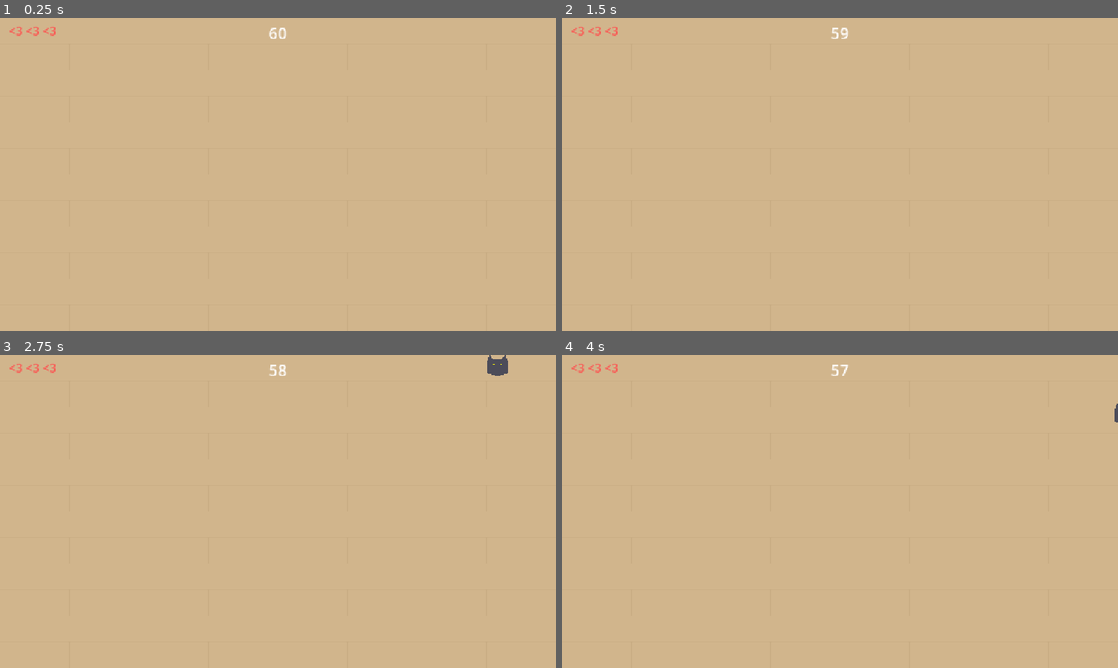
Above: before the commit, frames 1-4 (two rows, left to right).
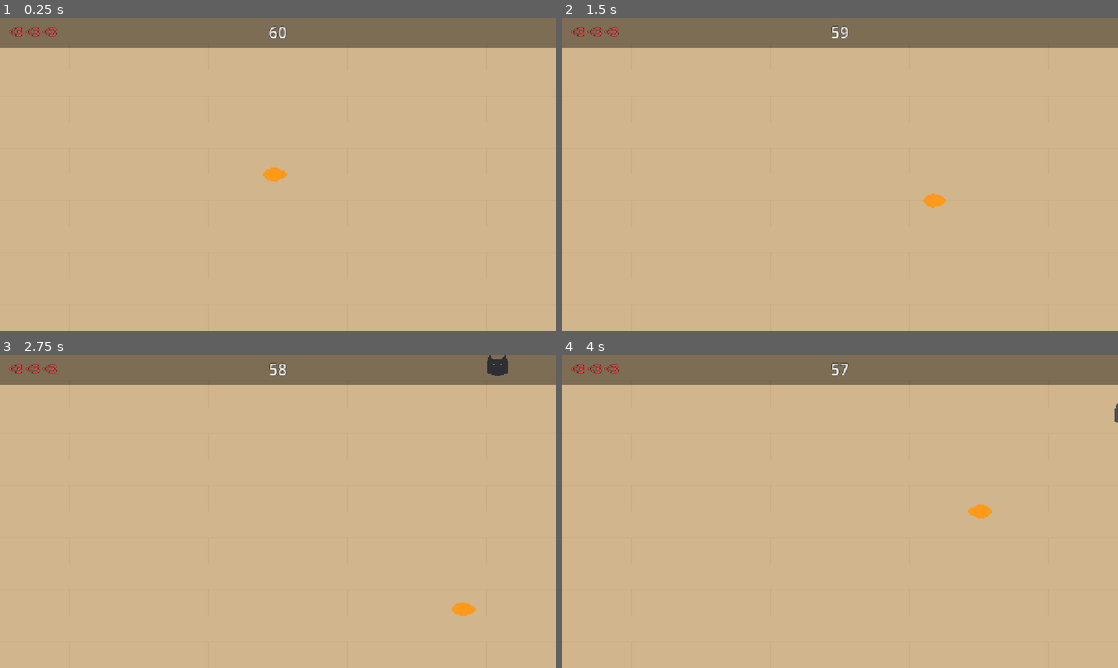
Above: after the commit, the same moments.

Repository: vppillai/godot_slop
Game: Godot game, scene res://scenes/main.tscn
The game is run twice, just before and just after one commit, with the same random seed, the same clock (stepped at 60 frames per second) and the same inputs.
Inputs:
- Up to frame 1 (0.25 s): no input
- Up to frame 2 (1.5 s): tap Enter at 0.5 s; hold D (move_right) 0.53-1.28 s; hold S (move_down) from 1.28 s (still down)
- Up to frame 3 (2.75 s): release S (move_down) at 2.03 s; hold D (move_right) from 2.03 s (still down)
- Up to frame 4 (4 s): release D (move_right) at 2.78 s; hold W (move_up) 2.78-3.53 s; hold A (move_left) from 3.53 s (still down)

The runs differ from the first frame. In frame 1, 9.7% of the frame differs, in the area x 0-100%, y 0-53%; in frame 2, 9.7%; in frame 3, 9.7%; in frame 4, 9.7%.

Commit message:
fix: fish polygon, HUD visibility, and window stretch
- Replace self-intersecting fish polygon with clean single-loop shape
- Add dark semi-transparent top bar behind HUD labels
- Add font outlines on all HUD text for readability
- Add proper anchors to all HUD elements
- Set window stretch aspect to "expand" for responsive sizing

Diff:
--- a/project.godot
+++ b/project.godot
@@ -14,7 +14,9 @@
 
 window/size/viewport_width=1280
 window/size/viewport_height=720
+window/size/resizable=true
 window/stretch/mode="canvas_items"
+window/stretch/aspect="expand"
 
 [input]
 
--- a/scenes/hud.tscn
+++ b/scenes/hud.tscn
@@ -5,13 +5,23 @@
 [node name="HUD" type="CanvasLayer"]
 script = ExtResource("1_hud")
 
+[node name="TopBar" type="ColorRect" parent="."]
+anchors_preset = 10
+anchor_right = 1.0
+offset_bottom = 70.0
+grow_horizontal = 2
+color = Color(0, 0, 0, 0.4)
+
 [node name="HPLabel" type="Label" parent="."]
+anchors_preset = 0
 offset_left = 20.0
-offset_top = 10.0
+offset_top = 12.0
 offset_right = 300.0
-offset_bottom = 50.0
+offset_bottom = 52.0
+theme_override_colors/font_color = Color(1, 0.3, 0.3, 1)
+theme_override_colors/font_outline_color = Color(0, 0, 0, 1)
+theme_override_constants/outline_size = 4
 theme_override_font_sizes/font_size = 28
-theme_override_colors/font_color = Color(1, 0.3, 0.3, 1)
 text = "<3 <3 <3"
 
 [node name="TimerLabel" type="Label" parent="."]
@@ -19,12 +29,14 @@
 anchor_left = 0.5
 anchor_right = 0.5
 offset_left = -60.0
-offset_top = 10.0
+offset_top = 8.0
 offset_right = 60.0
-offset_bottom = 60.0
+offset_bottom = 58.0
 grow_horizontal = 2
+theme_override_colors/font_color = Color(1, 1, 1, 1)
+theme_override_colors/font_outline_color = Color(0, 0, 0, 1)
+theme_override_constants/outline_size = 4
 theme_override_font_sizes/font_size = 36
-theme_override_colors/font_color = Color(1, 1, 1, 1)
 horizontal_alignment = 1
 text = "60"
 
@@ -33,10 +45,13 @@
 anchor_left = 0.5
 anchor_right = 0.5
 offset_left = -200.0
-offset_top = 60.0
+offset_top = 80.0
 offset_right = 200.0
-offset_bottom = 100.0
+offset_bottom = 120.0
 grow_horizontal = 2
+theme_override_colors/font_color = Color(1, 1, 0, 1)
+theme_override_colors/font_outline_color = Color(0, 0, 0, 1)
+theme_override_constants/outline_size = 3
 theme_override_font_sizes/font_size = 24
 horizontal_alignment = 1
 text = ""
@@ -56,20 +71,28 @@
 
 [node name="Title" type="Label" parent="EndPanel"]
 layout_mode = 1
-offset_left = 20.0
+anchors_preset = 5
+anchor_left = 0.5
+anchor_right = 0.5
+offset_left = -180.0
 offset_top = 20.0
-offset_right = 380.0
+offset_right = 180.0
 offset_bottom = 80.0
+grow_horizontal = 2
 theme_override_font_sizes/font_size = 36
 horizontal_alignment = 1
 text = "YOU SURVIVED!"
 
 [node name="Subtitle" type="Label" parent="EndPanel"]
 layout_mode = 1
-offset_left = 20.0
+anchors_preset = 5
+anchor_left = 0.5
+anchor_right = 0.5
+offset_left = -180.0
 offset_top = 80.0
-offset_right = 380.0
+offset_right = 180.0
 offset_bottom = 130.0
+grow_horizontal = 2
 theme_override_font_sizes/font_size = 18
 horizontal_alignment = 1
 autowrap_mode = 2
@@ -77,8 +100,15 @@
 
 [node name="RestartButton" type="Button" parent="EndPanel"]
 layout_mode = 1
-offset_left = 120.0
-offset_top = 150.0
-offset_right = 280.0
-offset_bottom = 200.0
+anchors_preset = 7
+anchor_left = 0.5
+anchor_top = 1.0
+anchor_right = 0.5
+anchor_bottom = 1.0
+offset_left = -80.0
+offset_top = -60.0
+offset_right = 80.0
+offset_bottom = -20.0
+grow_horizontal = 2
+grow_vertical = 0
 text = "Play Again"
--- a/scenes/player.tscn
+++ b/scenes/player.tscn
@@ -15,4 +15,4 @@
 
 [node name="Body" type="Polygon2D" parent="."]
 color = Color(1, 0.6, 0.1, 1)
-polygon = PackedVector2Array(-20, -10, -10, -16, 10, -14, 20, -6, 22, 0, 20, 6, 10, 14, -10, 16, -20, 10, -30, -12, -36, 0, -30, 12, -20, 10)
+polygon = PackedVector2Array(-36, 0, -24, -12, -12, -16, 0, -14, 14, -8, 22, 0, 14, 8, 0, 14, -12, 16, -24, 12)
